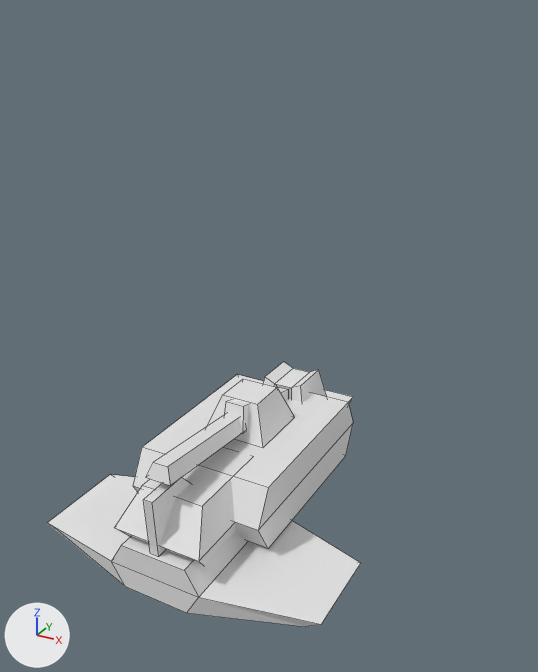
What one commit did to the Blender file resources/skypatrol.blend.
One viewpoint serves both versions: a 50 mm camera at (10.01, -17.04, 13.61) aimed at (0.7, -0.12, 5.15). The axes (+X, +Y, +Z) are drawn at lower left. The lights are the same throughout. The picture after the commit comes second. Mesh edges are drawn as thin lines.

The first picture shows 'AATruck', 'AATurret', 'Jet', 'TankBody', 'TankTurret'.
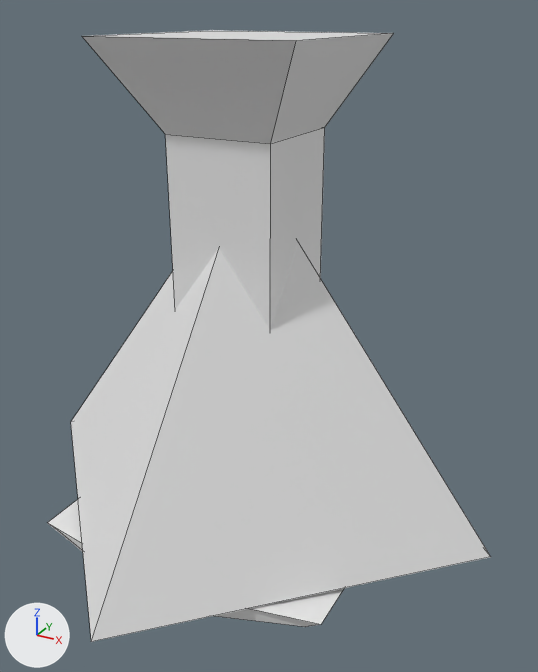
Where the newer file only moved an object's origin or applied its transform, the numbers keep the older frame.

Edits to the bpy script that builds the scene:
```text
Add me_cone:
    me_cone.from_pydata([(0.0, 7.5, 0.0), (7.5, 0.0, 0.0), (0.0, -7.5, 0.0), (-7.5, 0.0, 0.0), (0.0, 0.0, 10.0)], [], [(0, 4, 1), (1, 4, 2), (0, 1, 2, 3), (2, 4, 3), (3, 4, 0)])
Add me_cube_005:
    me_cube_005.from_pydata([(-1.5, -1.5, 0.0), (-1.5, -1.5, 10.74), (-1.5, 1.5, 0.0), (-1.5, 1.5, 10.74), (1.5, -1.5, 0.0), (1.5, -1.5, 10.74), (1.5, 1.5, 0.0), (1.5, 1.5, 10.74), (-2.79, -2.79, 13.03), (-2.79, 2.79, 13.03), (2.79, 2.79, 13.03), (2.79, -2.79, 13.03)], [], [(0, 1, 3, 2), (2, 3, 7, 6), (6, 7, 5, 4), (4, 5, 1, 0), (2, 6, 4, 0), (5, 7, 10, 11), (10, 9, 8, 11), (3, 1, 8, 9), (1, 5, 11, 8), (7, 3, 9, 10)])
Add ob_pyramid:
    ob_pyramid = bpy.data.objects.new('Pyramid', me_cone)
    ob_pyramid.location = (0.0, 0.0, 0.0)
Add ob_controltower:
    ob_controltower = bpy.data.objects.new('ControlTower', me_cube_005)
    ob_controltower.location = (0.0, 0.0, 0.0)
```

Location of each change, (x1, y1, x2, y2) in pixels of the pictures (538 x 672 px):
'Pyramid', added: after (71, 242, 491, 642)
'ControlTower', added: after (82, 30, 394, 330)
'Jet', unchanged, covered by the edit: before (48, 475, 360, 627); after (48, 500, 344, 627)
'TankBody', unchanged, covered by the edit: before (133, 375, 353, 549)
'AATruck', unchanged, covered by the edit: before (115, 390, 353, 566)
'TankTurret', unchanged, covered by the edit: before (146, 379, 295, 485)
